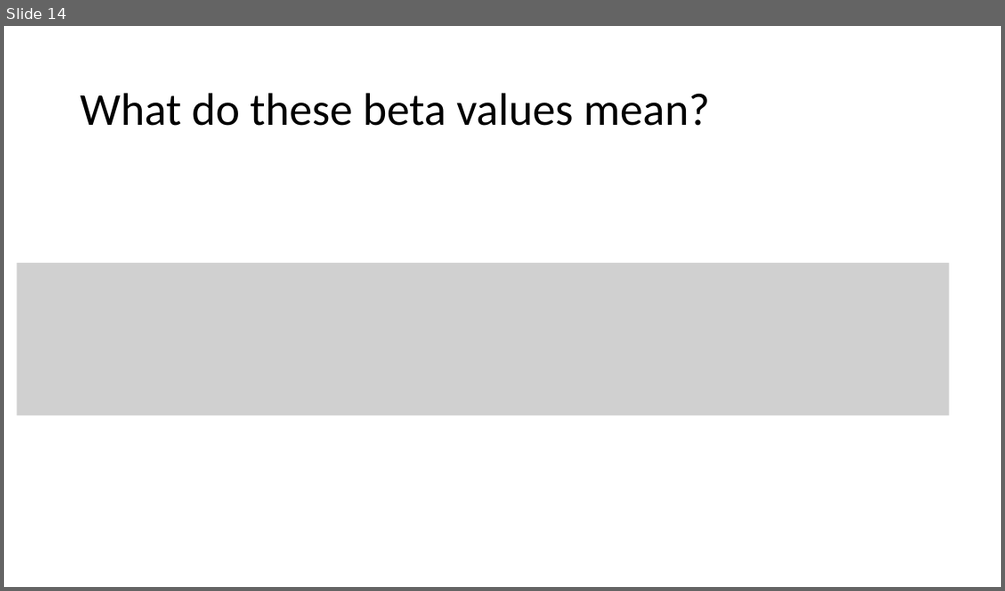
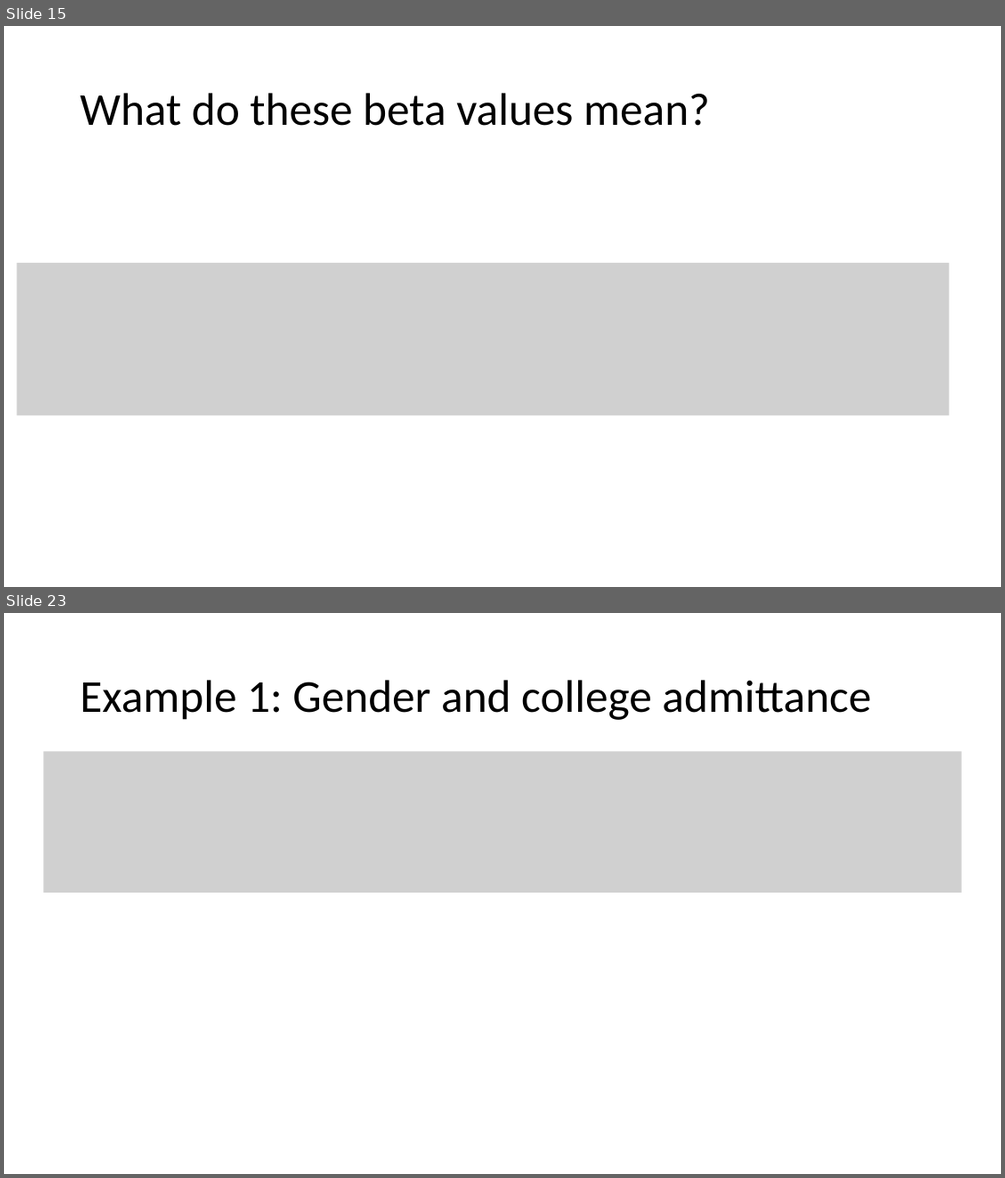
Before and after one commit to bertozzivill/infx572_winter17, a slide deck: module_10/part_2/deck_3.pptx. Shown one above the other, each under a label of ours: slide 14 before the commit, slides 15 and 23 after it; the slides between them are not shown. The pictures are 1005x591 and 1005x1178 pixels, drawn with LibreOffice and Linux fonts; fonts in the diff are those of the drawing; grey boxes stand for pictures. Boxes give left, top, right and bottom in pixels: in the first picture for what was removed or moved away, otherwise in the second. Text is boxed around its words. In the diff, an @@ line names an element or a change of style, - is before the commit and + after.

```diff
--- a/module_10/part_2/deck_3.pptx
+++ b/module_10/part_2/deck_3.pptx
@@ slide 23 added at (4,613,1001,1174), background #FFFFFF @@
@@ title added at (80,680,871,720), 44 pt, text #000000 @@
+Example 1: Gender and college admittance
@@ picture added at (44,751,962,892) @@
@@ what was slide 14 is now slide 15 @@
```
Also in this commit, not shown: 2 slides changed, 24 other slides added, 3 other files.
